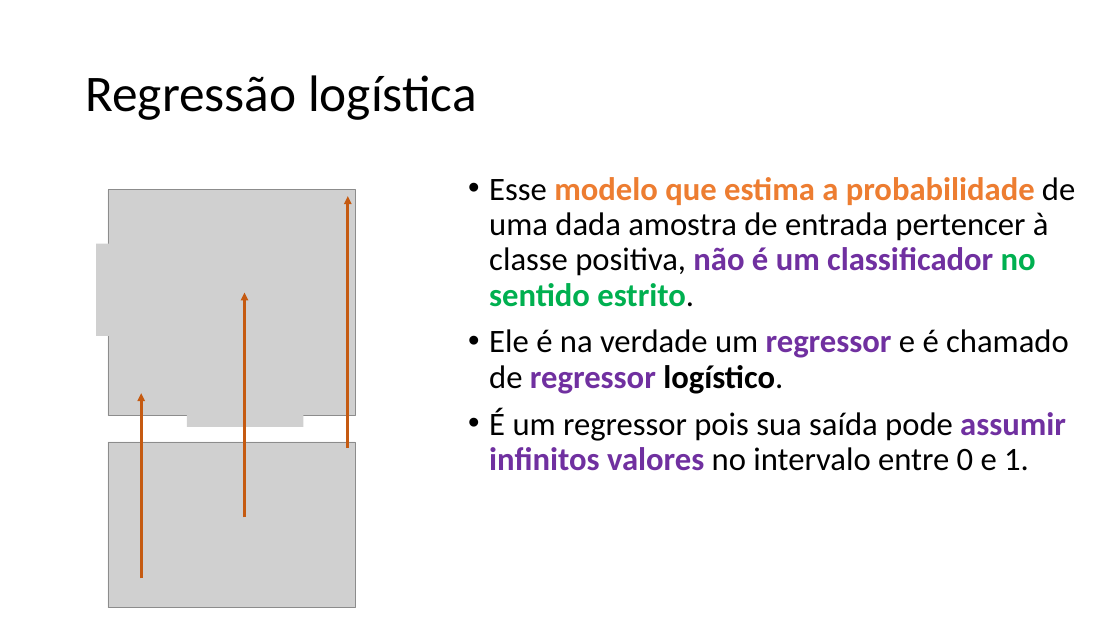
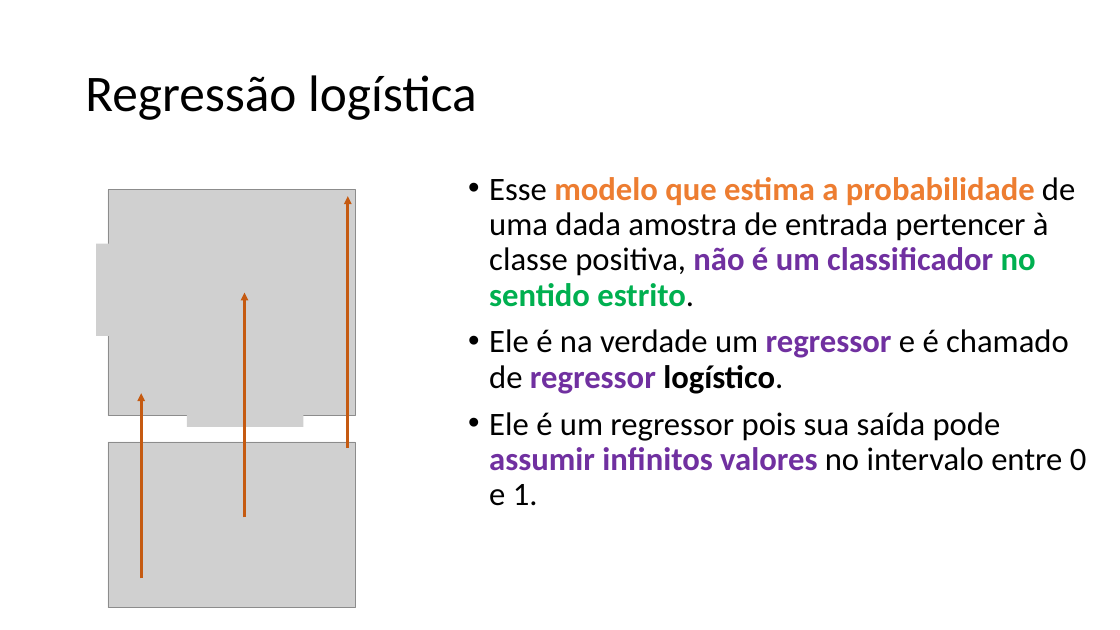
Before and after one commit to zz4fap/c24_inteligencia_artificial, a slide deck: slide 29 of slides/C24_Classificação.pptx (slide 27 before the commit). Drawn at 1120x630 pixels with LibreOffice and Linux fonts; fonts in the diff are those of the drawing; grey boxes stand for pictures. Boxes give left, top, right and bottom in pixels: in the first picture for what was removed or moved away, otherwise in the second. Text is boxed around its words. In the diff, an @@ line names an element or a change of style, - is before the commit and + after.

```diff
--- a/slides/C24_Classificação.pptx
+++ b/slides/C24_Classificação.pptx
@@ text at box(489, 412, 1087, 506): text changed @@
-• É um regressor pois sua saída pode assumir infinitos valores no intervalo entre 0 e 1.
+• Ele é um regressor pois sua saída pode assumir infinitos valores no intervalo entre 0 e 1.
```
Also in this commit, not shown: 7 other slides changed, 3 slides added, 1 slide removed.
